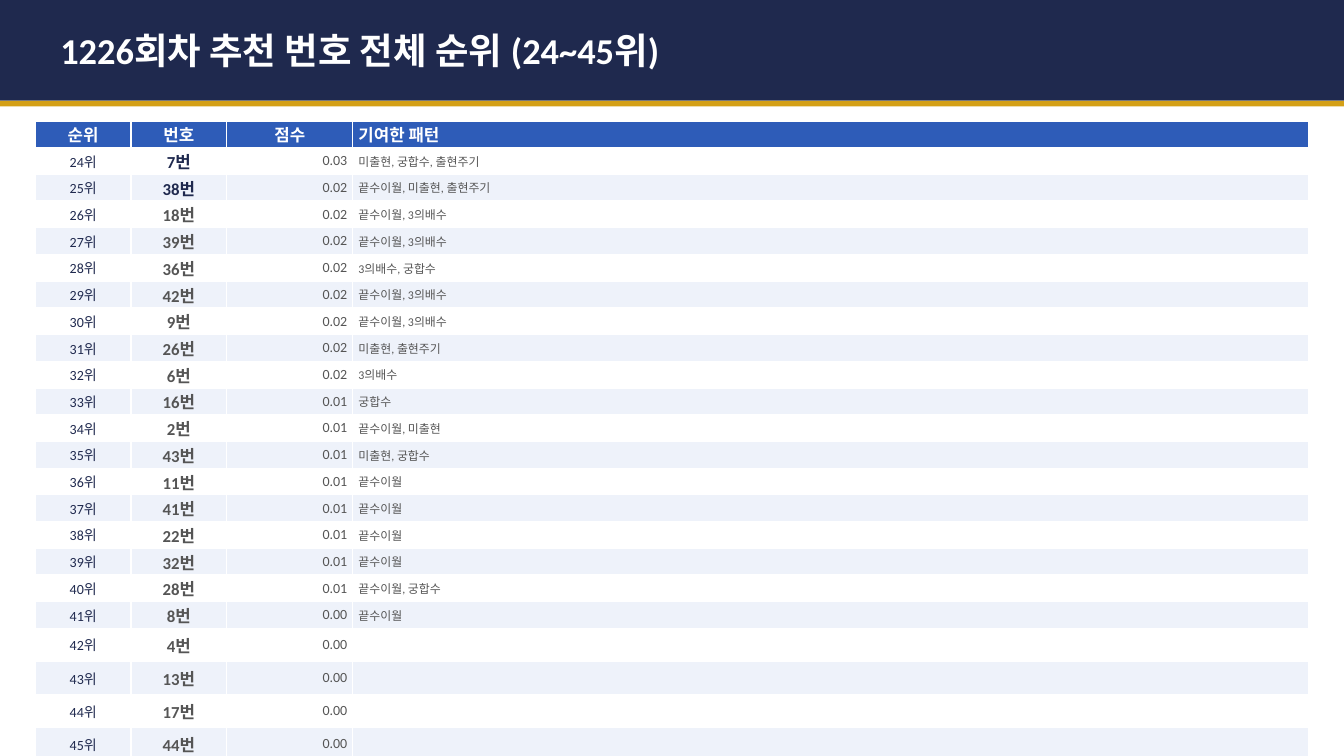
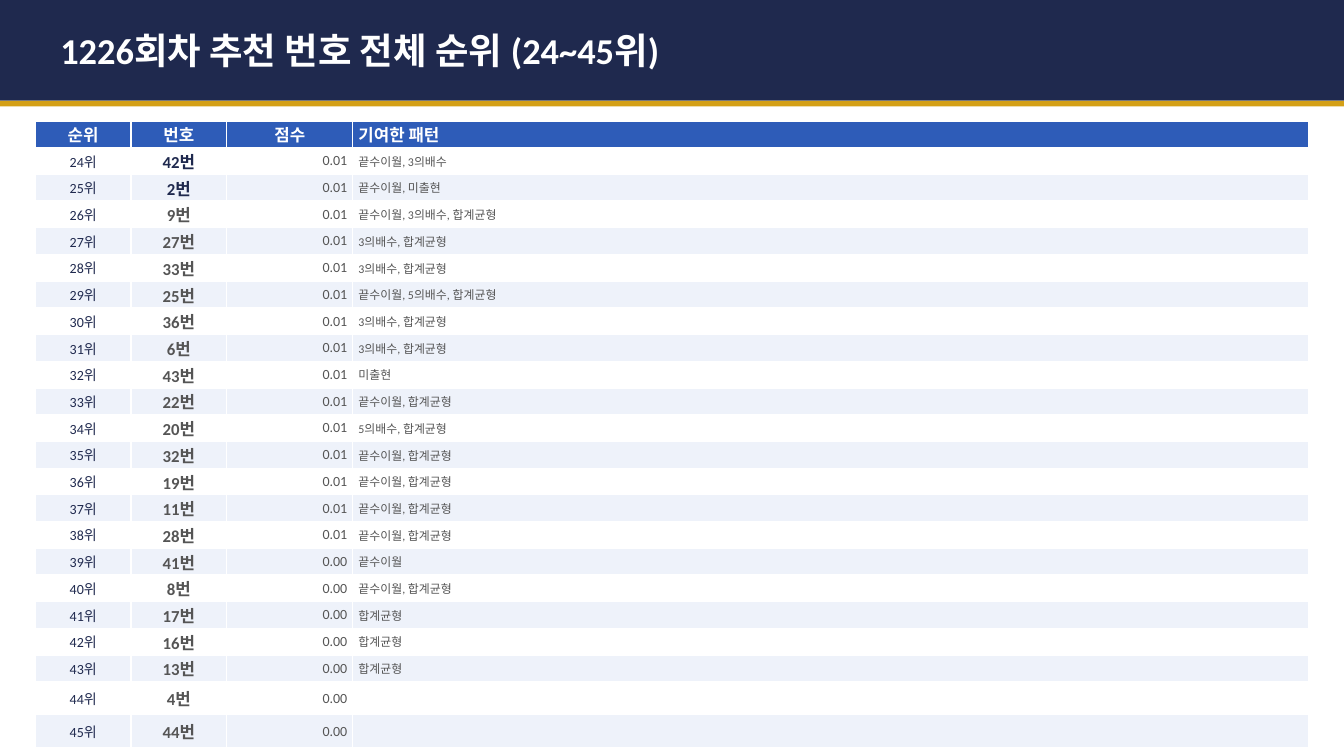
Before and after one commit to gaiger777/mskim, a slide deck: slide 8 of 로또_1226회차_분석리포트.pptx. Drawn at 1344x756 pixels with LibreOffice and Linux fonts; fonts in the diff are those of the drawing. Boxes give left, top, right and bottom in pixels: in the first picture for what was removed or moved away, otherwise in the second. Text is boxed around its words. In the diff, an @@ line names an element or a change of style, - is before the commit and + after.

```diff
--- a/로또_1226회차_분석리포트.pptx
+++ b/로또_1226회차_분석리포트.pptx
@@ table at (35,121,1309,743) @@
-row 2: 24위 | 7번 | 0.03 | 미출현, 궁합수, 출현주기
+row 2: 24위 | 42번 | 0.01 | 끝수이월, 3의배수
-row 3: 25위 | 38번 | 0.02 | 끝수이월, 미출현, 출현주기
+row 3: 25위 | 2번 | 0.01 | 끝수이월, 미출현
-row 4: 26위 | 18번 | 0.02 | 끝수이월, 3의배수
+row 4: 26위 | 9번 | 0.01 | 끝수이월, 3의배수, 합계균형
-row 5: 27위 | 39번 | 0.02 | 끝수이월, 3의배수
+row 5: 27위 | 27번 | 0.01 | 3의배수, 합계균형
-row 6: 28위 | 36번 | 0.02 | 3의배수, 궁합수
+row 6: 28위 | 33번 | 0.01 | 3의배수, 합계균형
-row 7: 29위 | 42번 | 0.02 | 끝수이월, 3의배수
+row 7: 29위 | 25번 | 0.01 | 끝수이월, 5의배수, 합계균형
-row 8: 30위 | 9번 | 0.02 | 끝수이월, 3의배수
+row 8: 30위 | 36번 | 0.01 | 3의배수, 합계균형
-row 9: 31위 | 26번 | 0.02 | 미출현, 출현주기
+row 9: 31위 | 6번 | 0.01 | 3의배수, 합계균형
-row 10: 32위 | 6번 | 0.02 | 3의배수
+row 10: 32위 | 43번 | 0.01 | 미출현
-row 11, column 2: 16번
+row 11, column 2: 22번
-row 11, column 4: 궁합수
+row 11, column 4: 끝수이월, 합계균형
-row 12, column 2: 2번
+row 12, column 2: 20번
-row 12, column 4: 끝수이월, 미출현
+row 12, column 4: 5의배수, 합계균형
-row 13, column 2: 43번
+row 13, column 2: 32번
-row 13, column 4: 미출현, 궁합수
+row 13, column 4: 끝수이월, 합계균형
-row 14, column 2: 11번
+row 14, column 2: 19번
-row 14, column 4: 끝수이월
+row 14, column 4: 끝수이월, 합계균형
-row 15, column 2: 41번
+row 15, column 2: 11번
-row 15, column 4: 끝수이월
+row 15, column 4: 끝수이월, 합계균형
-row 16, column 2: 22번
+row 16, column 2: 28번
-row 16, column 4: 끝수이월
+row 16, column 4: 끝수이월, 합계균형
-row 17, column 2: 32번
+row 17, column 2: 41번
-row 17, column 3: 0.01
+row 17, column 3: 0.00
-row 18: 40위 | 28번 | 0.01 | 끝수이월, 궁합수
+row 18: 40위 | 8번 | 0.00 | 끝수이월, 합계균형
-row 19, column 2: 8번
+row 19, column 2: 17번
-row 19, column 4: 끝수이월
+row 19, column 4: 합계균형
-row 20, column 2: 4번
+row 20, column 2: 16번
-row 20, column 4: 
+row 20, column 4: 합계균형
-row 21, column 4: 
+row 21, column 4: 합계균형
-row 22, column 2: 17번
+row 22, column 2: 4번
```
Also in this commit, not shown: 2 other slides changed, 1 other file.
